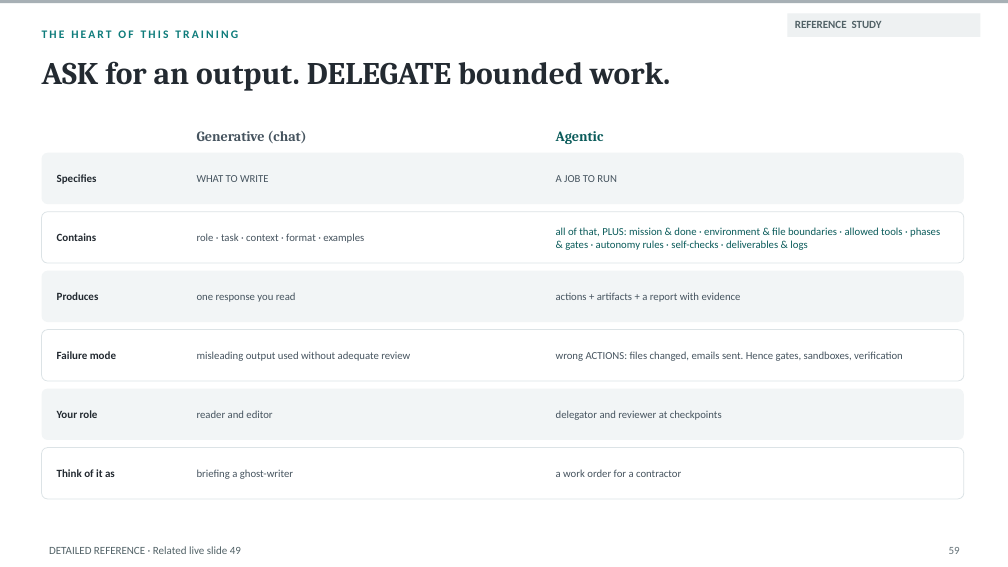
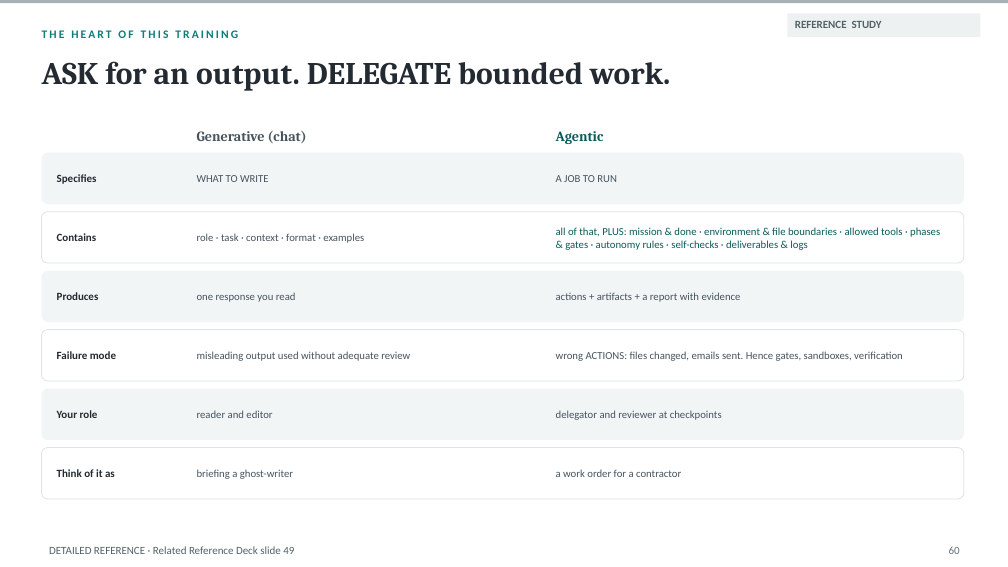
Before and after one commit to naviero1/Claude-Works, a slide deck: slide 60 of ai-training-prompt-engineering/deliverables/First package/From_Prompts_to_Agents_Facilitated_Final_0918.pptx. Drawn at 1008x567 pixels with LibreOffice and Linux fonts; fonts in the diff are those of the drawing. Boxes give left, top, right and bottom in pixels: in the first picture for what was removed or moved away, otherwise in the second. Text is boxed around its words. In the diff, an @@ line names an element or a change of style, - is before the commit and + after.

```diff
--- a/ai-training-prompt-engineering/deliverables/First package/From_Prompts_to_Agents_Facilitated_Final_0918.pptx
+++ b/ai-training-prompt-engineering/deliverables/First package/From_Prompts_to_Agents_Facilitated_Final_0918.pptx
@@ text at (x1=49, y1=546, x2=294, y2=554): text changed @@
-DETAILED REFERENCE · Related live slide 49
+DETAILED REFERENCE · Related Reference Deck slide 49
@@ text at (x1=949, y1=546, x2=960, y2=554): text changed @@
-59
+60
```
Also in this commit, not shown: 41 other slides changed, 19 other files.
